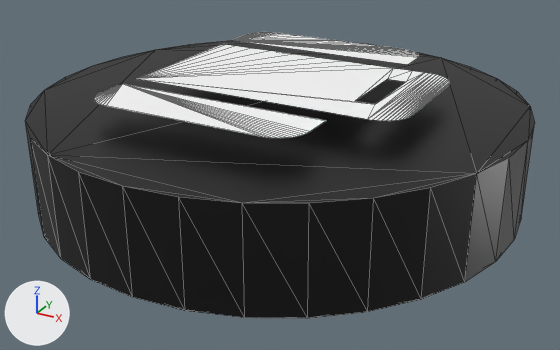
The glTF model resourses/3D/portfolio.gltf: old version first, new version second.
Both versions are drawn from a 50 mm camera at (1.456, -2.67, 1.424) aimed at (0.013, -0.047, 0.113). Every picture has the same lights, and +X, +Y and +Z are marked at lower left. Mesh edges are drawn as thin lines. Where no turn or scale is listed for an object, it has been applied to the vertices. Vertices at the same position are counted once.

In view in the first picture: 'portfolio_1', 'portfolio_3'.
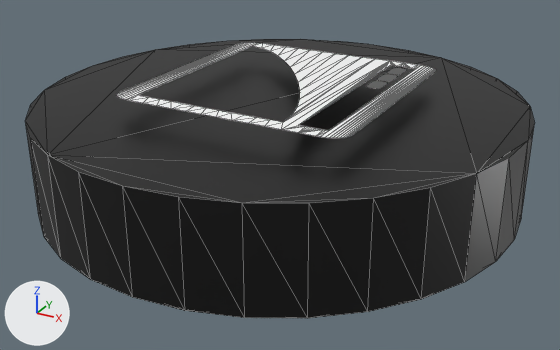
The edits, one by one:
me_curve_005 is used by ob_portfolio_3; location (-0.593, 0.673, 0.521); rotation (0.0, 0.0, -1.571), in degrees (0, 0, -90); scale (8.96, 8.96, 8.96).
me_curve_005 had 132 vertices, 128 faces and spanned x 0.0..0.1445, y 0.009..0.1354, z 0.0.
me_curve_005 now has 447 vertices, 443 faces and spans x 0.0036..0.1375, y 0.0179..0.119, z 0.0.
me_curve_005 part 1: the loose piece of 43 vertices spanning x 0.0361..0.1084, y 0.009..0.1354, z 0.0 is rebuilt with 192 vertices and now spans x 0.0036..0.1375, y 0.0179..0.119, z 0.0.
me_curve_005 part 2: a new loose piece of 85 vertices spanning x 0.0454..0.0589, y 0.101..0.1074, z 0.0, in mat_white (white #ffffff).
me_curve_005 part 3: a new loose piece of 85 vertices spanning x 0.0156..0.0291, y 0.101..0.1074, z 0.0, in mat_white (white #ffffff).
me_curve_005 part 4: a new loose piece of 85 vertices spanning x 0.0305..0.044, y 0.101..0.1074, z 0.0, in mat_white (white #ffffff).
me_curve_005 part 5: the loose piece of 39 vertices spanning x 0.1174..0.1445, y 0.009..0.1084, z 0.0 is deleted.
me_curve_005 part 6: 50 vertices removed from x 0.0..0.0271, y 0.009..0.1084, z 0.0.
Object 'portfolio_3' (ob_portfolio_3) moves from (-0.593, 0.673, 0.521) to (-0.641, 0.496, 0.516).
Object 'portfolio_3' (ob_portfolio_3) is rescaled from (8.96, 8.96, 8.96) to (7.38, 9.65, 1.0).

Changed parts and their boxes (x1, y1, x2, y2) in the pictures (560 x 350 px):
'portfolio_3', reshaped, moved, rescaled (10% narrower, 9% shorter): before (94, 32, 450, 138); after (117, 42, 436, 138)
part 1 of me_curve_005, rebuilt (24% taller): before (136, 44, 450, 121); after (117, 42, 436, 138)
part 2 of me_curve_005, added: after (367, 81, 387, 89)
part 3 of me_curve_005, added: after (387, 68, 406, 75)
part 4 of me_curve_005, added: after (377, 74, 397, 81)
part 5 of me_curve_005, deleted: before (94, 84, 326, 138)
part 6 of me_curve_005, deleted: before (233, 32, 419, 65)
